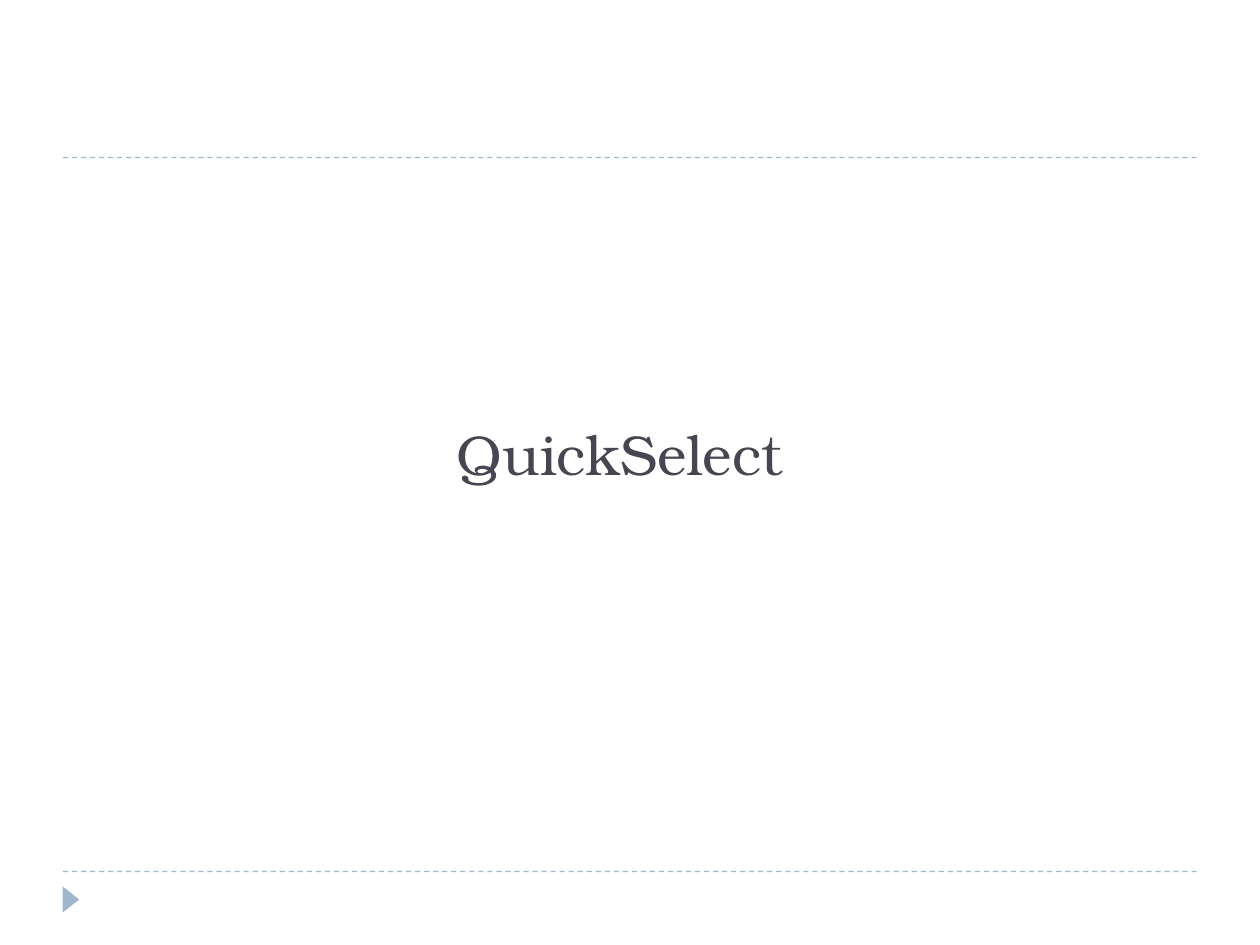
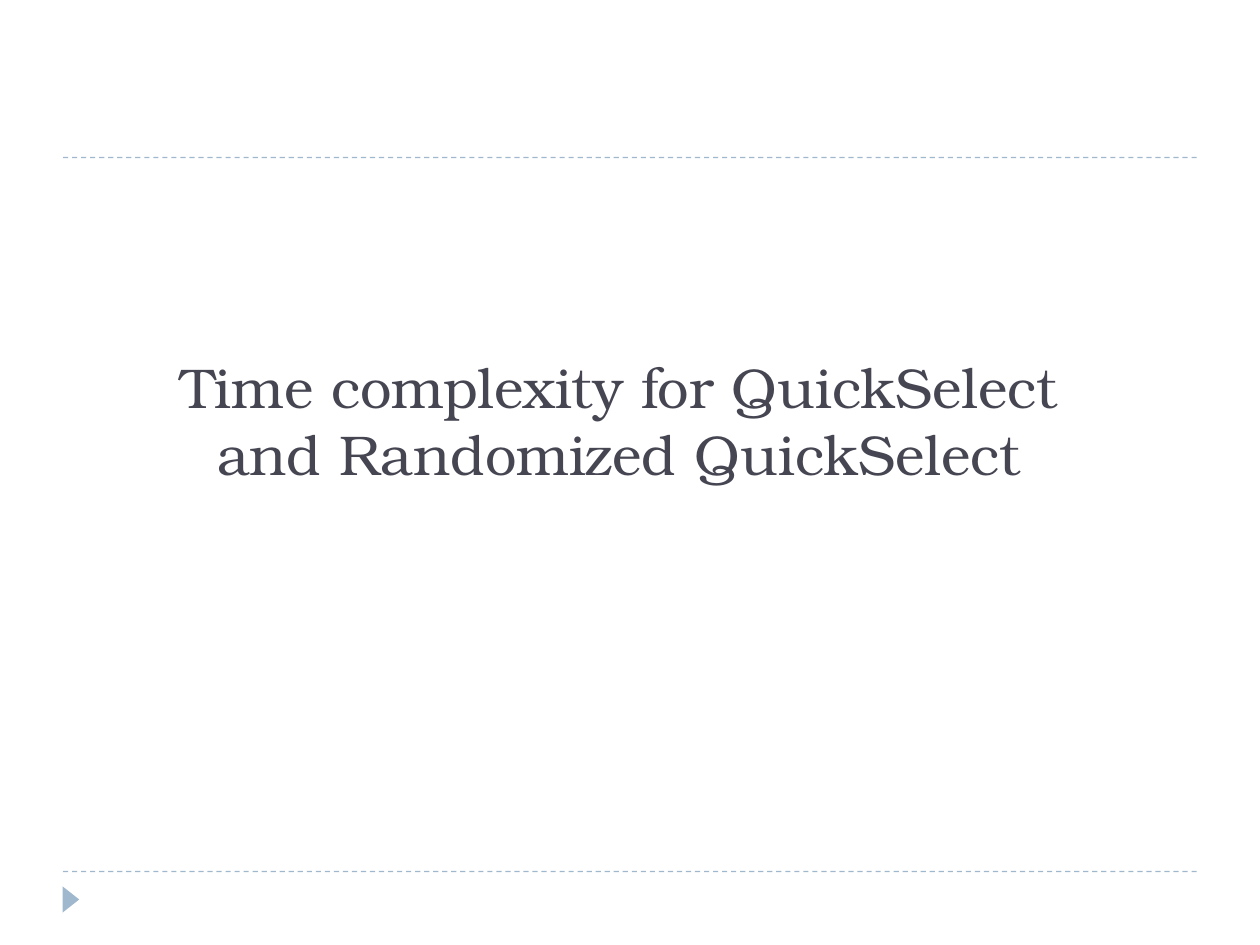
Before and after one commit to eldridgejm/dsc40b-2021-wi-public, a slide deck: slide 31 of published/lectures/07-quickselect/slides-wang.pptx (slide 19 before the commit). Drawn at 1260x945 pixels with LibreOffice and Linux fonts; fonts in the diff are those of the drawing. Boxes give left, top, right and bottom in pixels: in the first picture for what was removed or moved away, otherwise in the second. Text is boxed around its words. In the diff, an @@ line names an element or a change of style, - is before the commit and + after.

```diff
--- a/published/lectures/07-quickselect/slides-wang.pptx
+++ b/published/lectures/07-quickselect/slides-wang.pptx
@@ title at (180, 367, 1058, 486): text changed @@
-QuickSelect
+Time complexity for QuickSelect
+and Randomized QuickSelect
```
Also in this commit, not shown: 15 other slides changed, 10 slides added, 2 slides removed, 1 other file.
